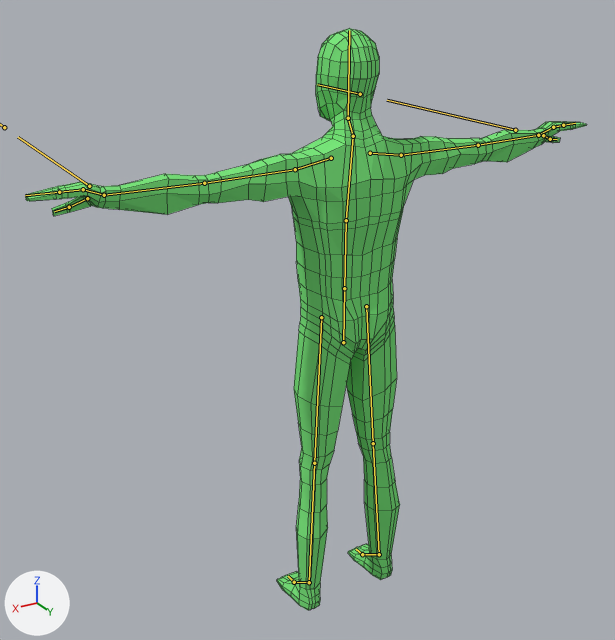
Two versions of the Blender file Bandit Game/Assets/Models/CharacterModel.blend, one commit apart.
Before and after are seen from a 50 mm camera at (1.35, 2.03, 2.07) aimed at (0.04, -0.16, 0.98). Arrows for +X, +Y and +Z are at lower left; the lights stay in place. The bones that bend it are drawn over the model as lines. Mesh edges are drawn as thin lines.

Names of what the first picture shows: 'Character'.
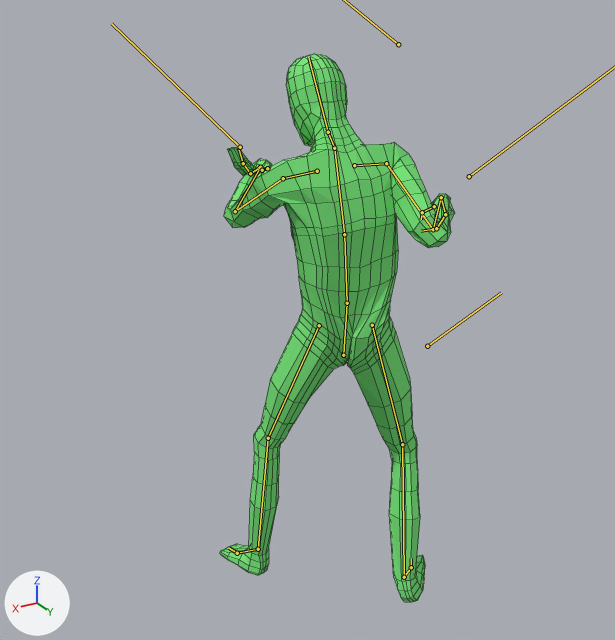
The newer file adds an action. The first version stands in its rest pose; the second is drawn at frame 50 of the action 'SpellChannel'.

Changed parts and their boxes [x1, y1, x2, y2] in the pictures (615 x 640 px):
'Character', posed (58% narrower)
    before: [25, 28, 587, 610]
    after: [220, 54, 455, 602]
bone 'Hips', root to tip
    before: (343, 342) to (344, 288)
    after: (343, 355) to (347, 303)
bone 'Spine', root to tip
    before: (344, 288) to (346, 220)
    after: (347, 303) to (344, 234)
bone 'Chest', root to tip
    before: (346, 220) to (353, 136)
    after: (344, 234) to (334, 148)
bone 'Neck', root to tip
    before: (353, 136) to (348, 118)
    after: (334, 148) to (328, 132)
bone 'Head', root to tip
    before: (348, 118) to (349, 30)
    after: (328, 132) to (308, 57)
bone 'Shoulder.L', root to tip
    before: (331, 158) to (295, 169)
    after: (317, 171) to (283, 178)
bone 'LowerArm.L', root to tip
    before: (204, 183) to (104, 195)
    after: (235, 211) to (260, 167)
bone 'LowerFingers.L', root to tip
    before: (83, 189) to (59, 192)
    after: (250, 173) to (243, 163)
bone 'UpperFinger.L', root to tip
    before: (59, 192) to (25, 195)
    after: (243, 163) to (238, 148)
bone 'LowerThumb.L', root to tip
    before: (87, 198) to (69, 207)
    after: (267, 168) to (262, 170)
bone 'UpperThumb.L', root to tip
    before: (69, 207) to (54, 211)
    after: (262, 170) to (258, 167)
bone 'Shoulder.R', root to tip
    before: (370, 153) to (401, 155)
    after: (354, 165) to (386, 163)
bone 'LowerArm.R', root to tip
    before: (478, 145) to (538, 135)
    after: (433, 229) to (441, 197)
bone 'LowerFingers.R', root to tip
    before: (553, 127) to (563, 125)
    after: (445, 214) to (436, 228)
bone 'UpperFinger.R', root to tip
    before: (563, 125) to (575, 123)
    after: (436, 228) to (421, 231)
bone 'LowerThumb.R', root to tip
    before: (543, 135) to (550, 139)
    after: (434, 206) to (422, 212)
bone 'UpperThumb.R', root to tip
    before: (550, 139) to (557, 139)
    after: (422, 212) to (421, 219)
bone 'ArmPoleTarget.R', root to tip
    before: (360, 94) to (317, 84)
    after: (427, 346) to (501, 292)

What the commit changed:
Bone 'LegIK.L' (bone_legik_l) moves from (0.0, 0.0, 0.0) to (0.065, -0.25, 0.0).
Bone 'LegIK.L' (bone_legik_l) turns from (0, 0, 0) to (0, 0, 18) degrees about its own x, y and z.
Bone 'LegPoleTarget.L' (bone_legpoletarget_l) moves from (0.0, 0.0, 0.0) to (0.334, 0.05, -0.004).
Bone 'LegIK.R' (bone_legik_r) moves from (0.0, 0.0, 0.0) to (-0.004, 0.143, 0.0).
Bone 'LegIK.R' (bone_legik_r) turns from (0, 0, 0) to (0, 0, -45) degrees about its own x, y and z.
Bone 'LegPoleTarget.R' (bone_legpoletarget_r) moves from (0.0, 0.0, 0.0) to (-0.795, -0.524, -0.002).
Bone 'RootBone' (bone_rootbone) moves from (0.0, 0.0, 0.0) to (0.0, 0.0, 0.042).
Bone 'Hips' (bone_hips) turns from (0, 0, 0) to (-6, -25, 2) degrees about its own x, y and z.
Bone 'Spine' (bone_spine) turns from (0, 0, 0) to (8, 18, -2) degrees about its own x, y and z.
Bone 'Chest' (bone_chest) turns from (0, 0, 0) to (16, 9, 2) degrees about its own x, y and z.
Bone 'Neck' (bone_neck) turns from (0, 0, 0) to (-9, -1, 1) degrees about its own x, y and z.
Bone 'Head' (bone_head) turns from (0, 0, 0) to (20, -2, 1) degrees about its own x, y and z.
Bone 'Shoulder.L' (bone_shoulder_l) turns from (0, 0, 0) to (5, 0, 1) degrees about its own x, y and z.
Bone 'LowerArm.L' (bone_lowerarm_l) turns from (0, 0, 0) to (12, 50, -33) degrees about its own x, y and z.
Bone 'LowerFingers.L' (bone_lowerfingers_l) turns from (0, 0, 0) to (-20, 1, -15) degrees about its own x, y and z.
Bone 'UpperFinger.L' (bone_upperfinger_l) turns from (0, 0, 0) to (-22, -13, 3) degrees about its own x, y and z.
Bone 'LowerThumb.L' (bone_lowerthumb_l) moves from (0.0, 0.0, 0.0) to (0.015, -0.014, 0.019).
Bone 'LowerThumb.L' (bone_lowerthumb_l) turns from (0, 0, 0) to (13, 14, 33) degrees about its own x, y and z.
Bone 'UpperThumb.L' (bone_upperthumb_l) turns from (0, 0, 0) to (-3, -25, -35) degrees about its own x, y and z.
Bone 'Shoulder.R' (bone_shoulder_r) turns from (0, 0, 0) to (5, 0, -1) degrees about its own x, y and z.
Bone 'LowerArm.R' (bone_lowerarm_r) turns from (0, 0, 0) to (24, 12, 5) degrees about its own x, y and z.
Bone 'LowerFingers.R' (bone_lowerfingers_r) turns from (0, 0, 0) to (-9, 2, 11) degrees about its own x, y and z.
Bone 'UpperFinger.R' (bone_upperfinger_r) turns from (0, 0, 0) to (-28, 13, 13) degrees about its own x, y and z.
Bone 'LowerThumb.R' (bone_lowerthumb_r) turns from (0, 0, 0) to (1, -3, 19) degrees about its own x, y and z.
Bone 'UpperThumb.R' (bone_upperthumb_r) turns from (0, 0, 0) to (-22, -6, -23) degrees about its own x, y and z.
Bone 'ArmIK.L' (bone_armik_l) moves from (0.0, 0.0, 0.0) to (-0.682, -0.487, -0.109).
Bone 'ArmIK.L' (bone_armik_l) turns from (0, 0, 0) to (30, -171, 15) degrees about its own x, y and z.
Bone 'ArmPoleTarget.L' (bone_armpoletarget_l) moves from (0.0, 0.0, 0.0) to (0.92, -0.806, 0.085).
Bone 'ArmIK.R' (bone_armik_r) moves from (0.0, 0.0, 0.0) to (0.371, -0.029, -0.163).
Bone 'ArmIK.R' (bone_armik_r) turns from (0, 0, 0) to (-140, -18, 51) degrees about its own x, y and z.
Bone 'ArmPoleTarget.R' (bone_armpoletarget_r) moves from (0.0, 0.0, 0.0) to (-0.523, -1.373, -0.407).
